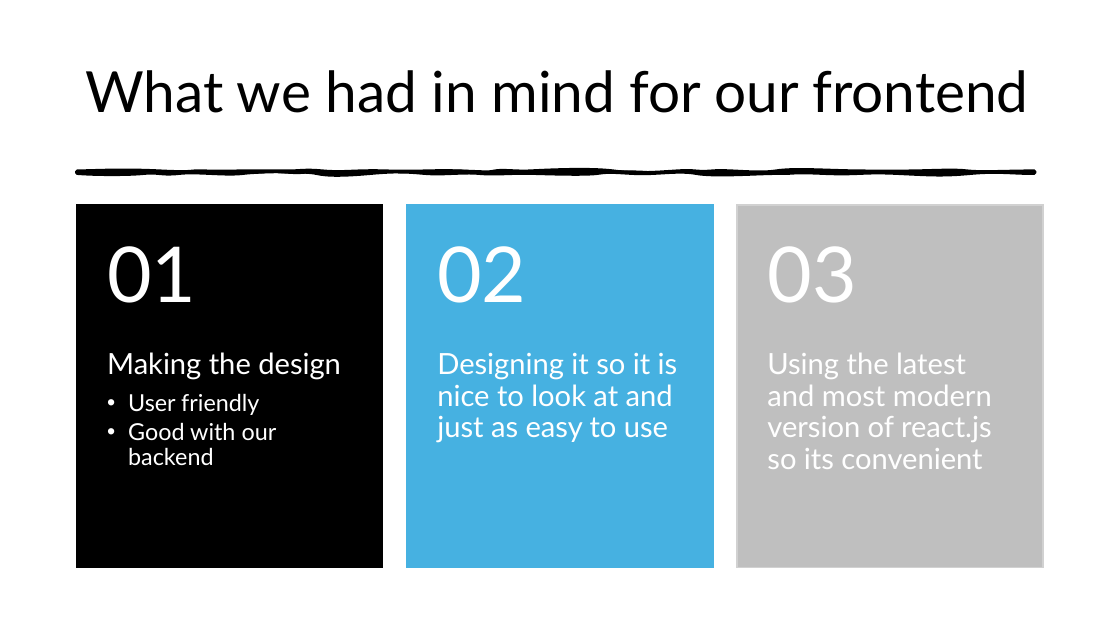
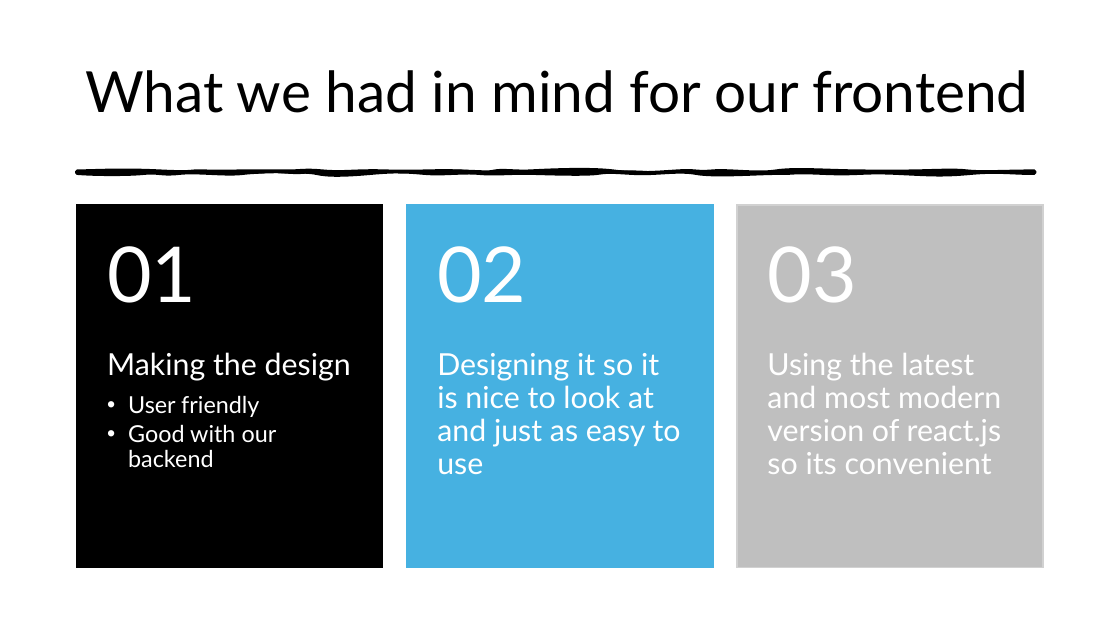
Before and after one commit to AdamHezso/Erettsegi-projekt, a slide deck: slide 4 of tribitrabi.pptx. Drawn at 1120x630 pixels with LibreOffice and Linux fonts; fonts in the diff are those of the drawing. Boxes give left, top, right and bottom in pixels: in the first picture for what was removed or moved away, otherwise in the second. Text is boxed around its words. In the diff, an @@ line names an element or a change of style, - is before the commit and + after.

```diff
--- a/tribitrabi.pptx
+++ b/tribitrabi.pptx
@@ text "Making the design" at (107,352,351,467): size 25 to 26 pt in "Making the design"; bullet •• to • @@
@@ text "Designing it so it is ..." at (437,353,681,474): size 25 to 26 pt @@
@@ text "Using the latest and most ..." at (767,353,1001,474): size 25 to 26 pt @@
```
Also in this commit, not shown: 4 other slides changed.
